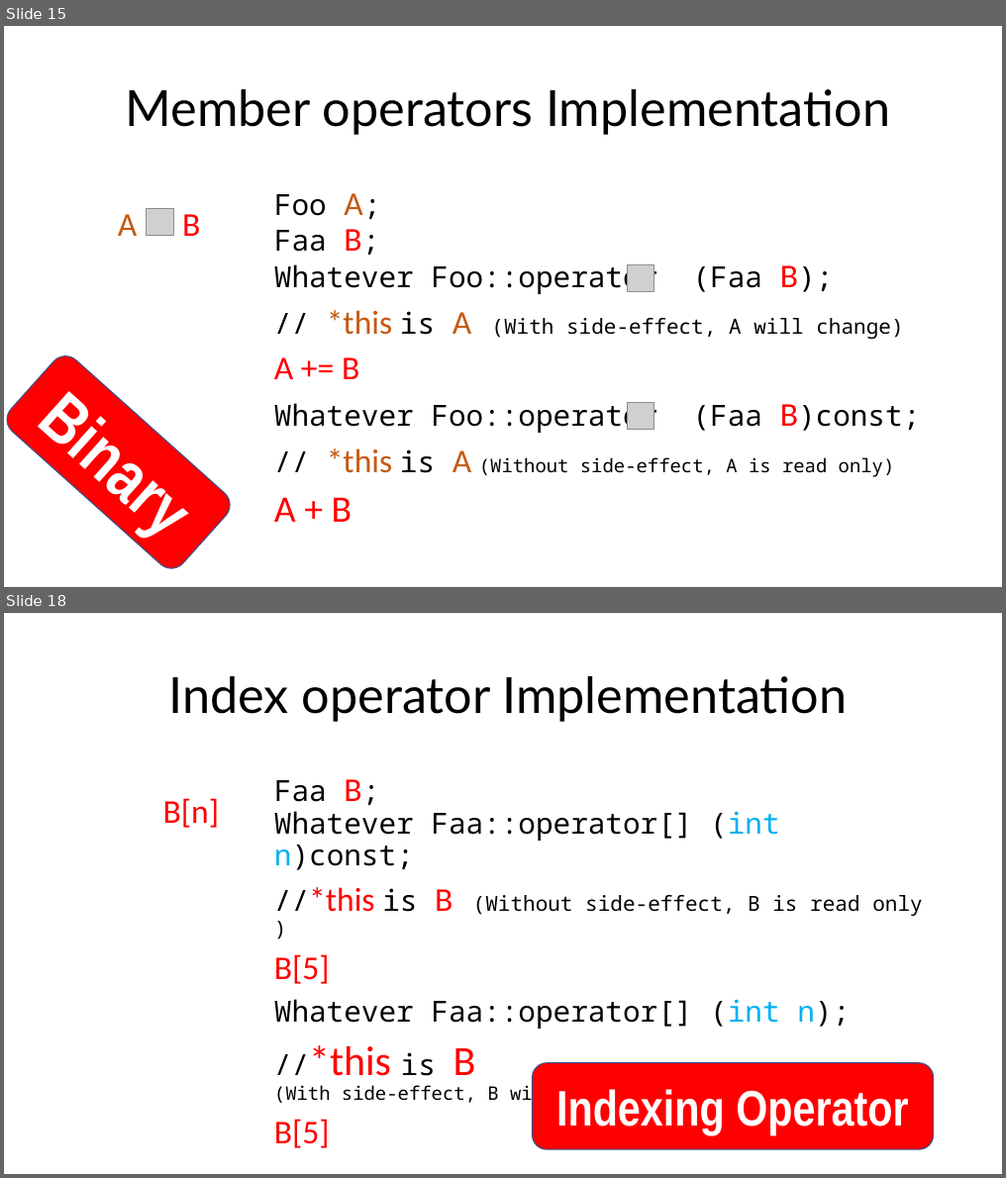
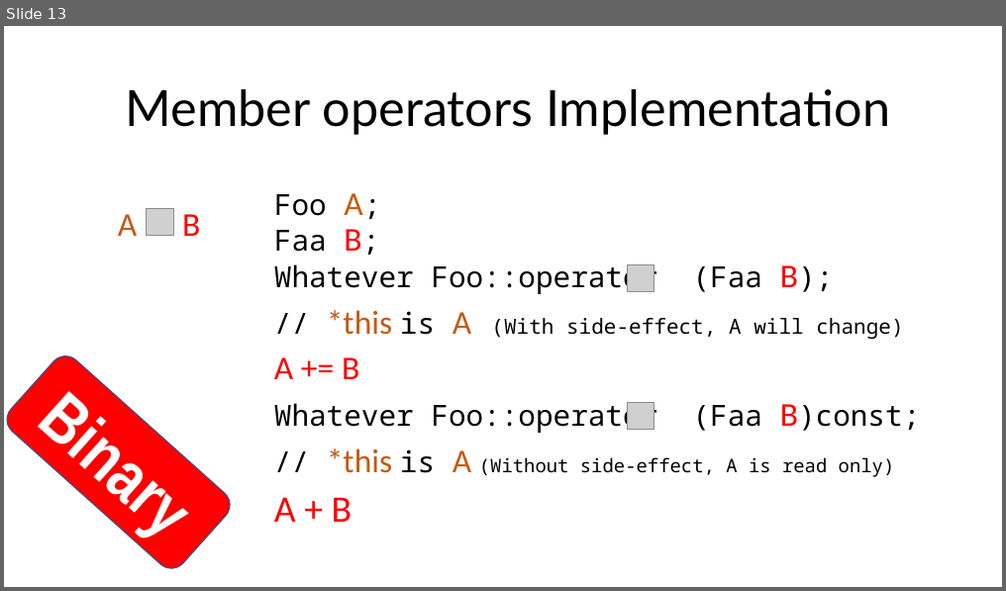
Before and after one commit to yhao18/OOP244-NABD-Notes, a slide deck: D/08-Oct14/Operators.pptx. Shown one above the other, each under a label of ours: slides 15 and 18 before the commit, slide 13 after it; the slides between them are not shown. The pictures are 1006x1178 and 1006x591 pixels, drawn with LibreOffice and Linux fonts; fonts in the diff are those of the drawing; grey boxes stand for pictures. Boxes give left, top, right and bottom in pixels: in the first picture for what was removed or moved away, otherwise in the second. Text is boxed around its words. In the diff, an @@ line names an element or a change of style, - is before the commit and + after.

```diff
--- a/D/08-Oct14/Operators.pptx
+++ b/D/08-Oct14/Operators.pptx
@@ slide 18 removed at bbox=[4, 613, 1002, 1174], background #FFFFFF @@
@@ title removed at bbox=[168, 676, 847, 722] @@
-Index operator Implementation
@@ text removed at bbox=[274, 779, 922, 1149] @@
-Faa B;
-Whatever Faa::operator[] (int n)const;
-//*this is B (Without side-effect, B is read only )
-B[5]
-Whatever Faa::operator[] (int n);
-//*this is B
-(With side-effect, B will change )
-B[5]
@@ text removed at bbox=[163, 798, 219, 828] @@
-B[n]
@@ rounded rectangle removed at bbox=[533, 1063, 934, 1151] @@
-Indexing Operator
@@ what was slide 15 is now slide 13 @@
```
Also in this commit, not shown: 3 slides changed, 2 other slides removed, 10 other files.
